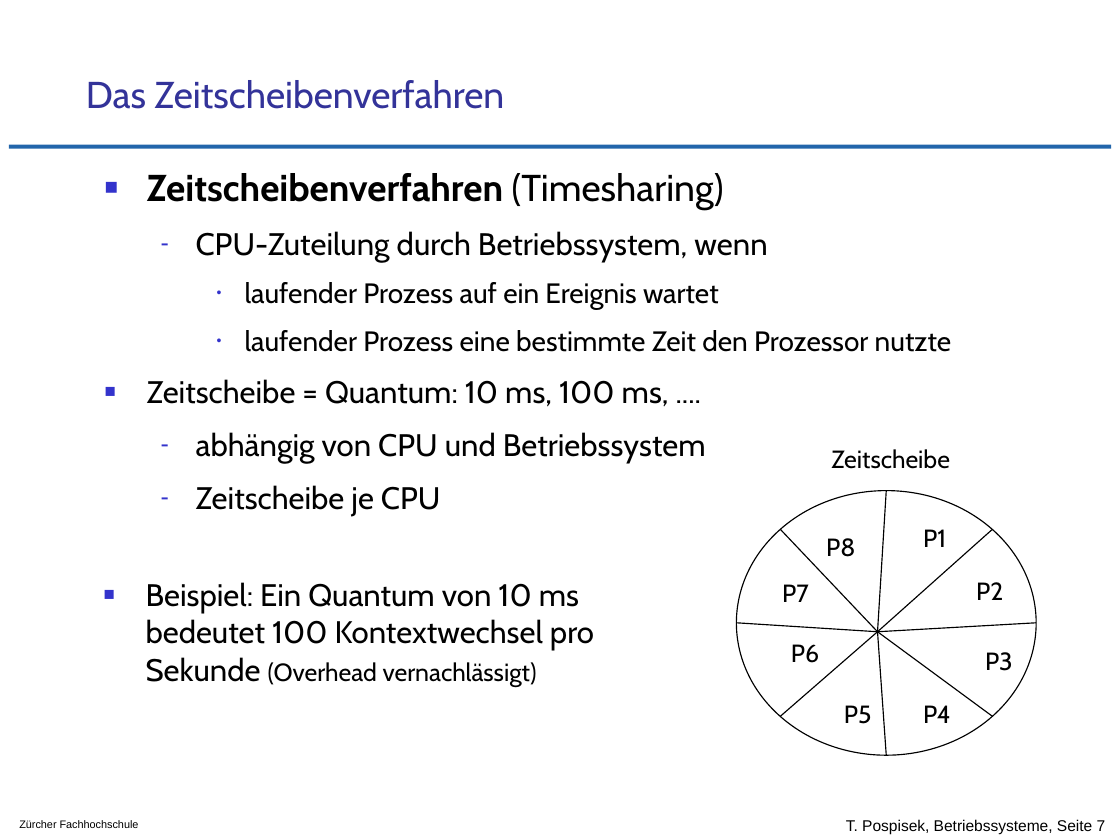
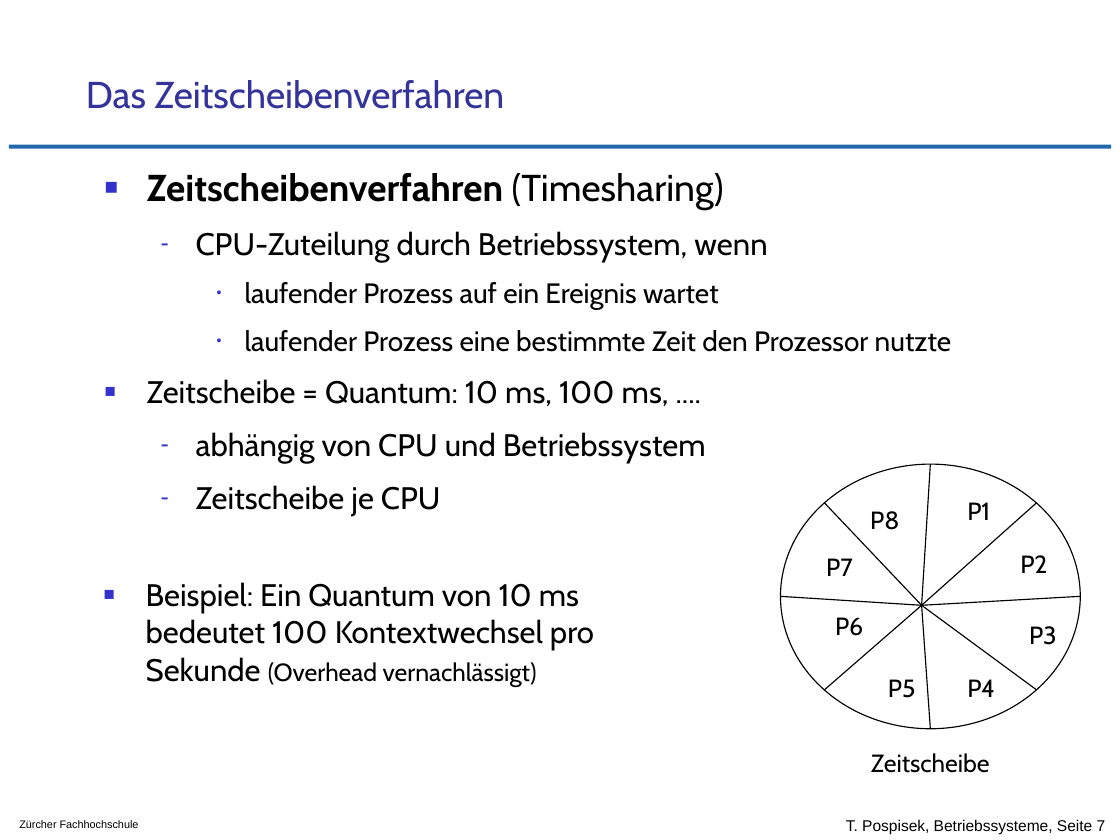
Before and after one commit to tpo/betriebssysteme, a slide deck: slide 7 of 05-3_CPU_Scheduling_Grundkonzepte.odp. Drawn at 1120x840 pixels with LibreOffice and Linux fonts; fonts in the diff are those of the drawing; background and template pictures are left out. Boxes give left, top, right and bottom in pixels: in the first picture for what was removed or moved away, otherwise in the second. Text is boxed around its words. In the diff, an @@ line names an element or a change of style, - is before the commit and + after.

```diff
--- a/05-3_CPU_Scheduling_Grundkonzepte.odp
+++ b/05-3_CPU_Scheduling_Grundkonzepte.odp
@@ 8 texts, 8 lines, 1 ellipse: place and size @@
-8 texts, 8 lines, 1 ellipse at [736, 491, 1036, 755]
+8 texts, 8 lines, 1 ellipse at [781, 464, 1081, 729]
@@ text "Zeitscheibe": place and size @@
-text "Zeitscheibe" at [831, 449, 950, 469]
+text "Zeitscheibe" at [871, 753, 990, 773]
```
Also in this commit, not shown: 2 other slides changed, 15 other files.
